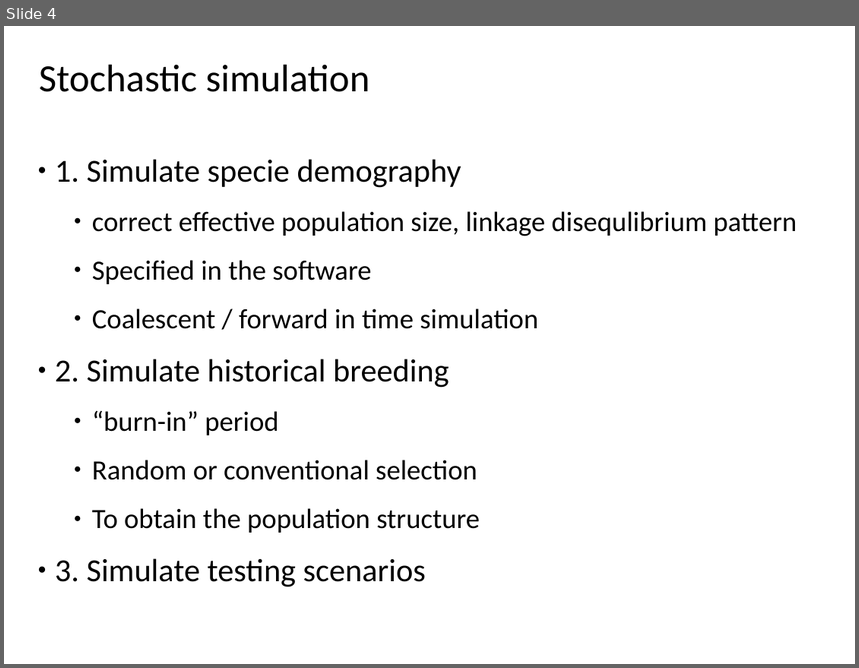
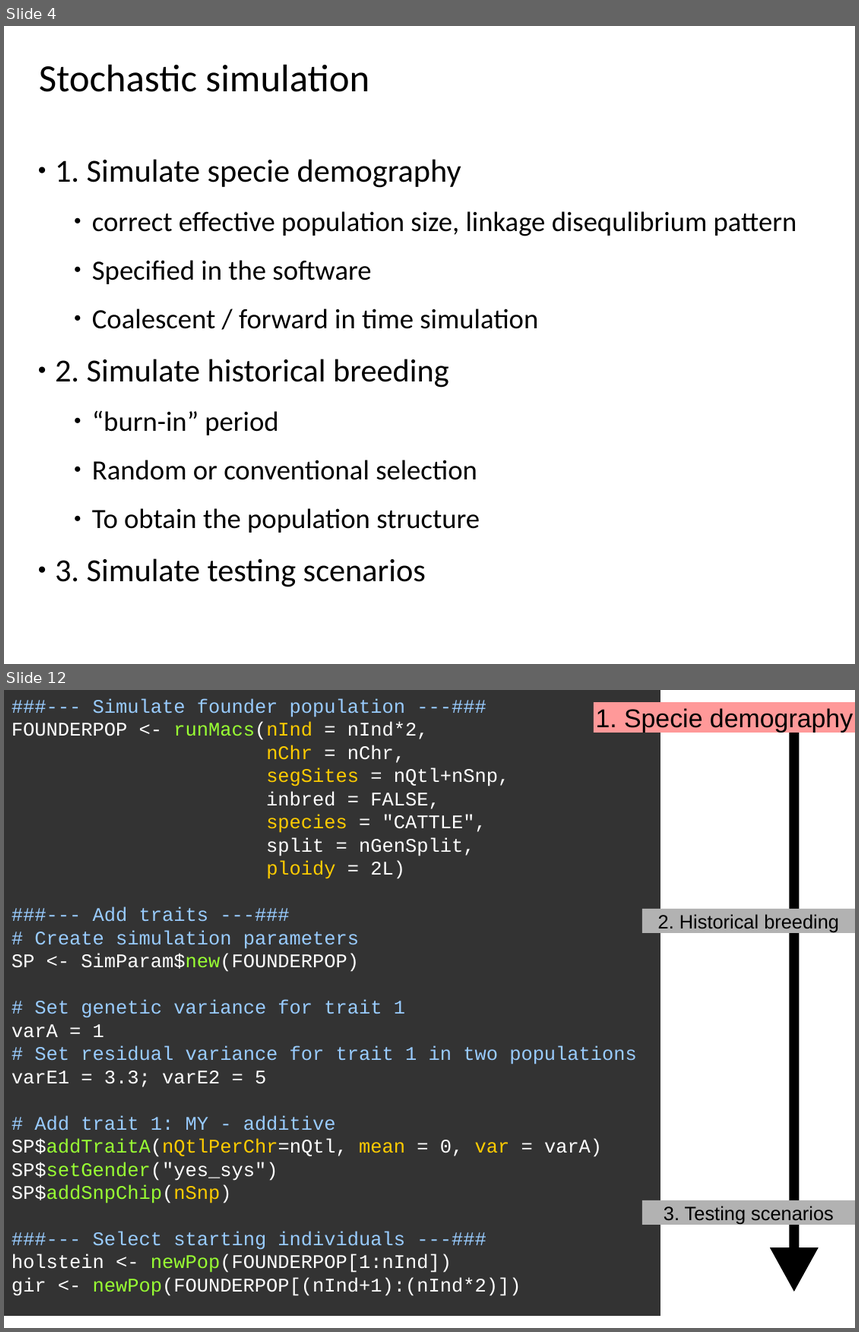
Before and after one commit to janaobsteter/ResourceAllocation_paper, a slide deck: Jana_ZagrebCourse_Simulation.pptx. Shown one above the other, each under a label of ours: slide 4 before the commit, slides 4 and 12 after it; the slides between them are not shown. The pictures are 859x668 and 859x1332 pixels, drawn with LibreOffice and Linux fonts; fonts in the diff are those of the drawing; background and template pictures are left out. Boxes give left, top, right and bottom in pixels: in the first picture for what was removed or moved away, otherwise in the second. Text is boxed around its words. In the diff, an @@ line names an element or a change of style, - is before the commit and + after.

```diff
--- a/Jana_ZagrebCourse_Simulation.pptx
+++ b/Jana_ZagrebCourse_Simulation.pptx
@@ slide 12 added at [4,690,855,1328], background picture (left out) @@
@@ rectangle added at [4,690,661,1316], fill #333333, 18 pt, text #FFFFFF @@
+###--- Simulate founder population ---###
+FOUNDERPOP <- runMacs(nInd = nInd*2,
+nChr = nChr,
+segSites = nQtl+nSnp,
+inbred = FALSE,
+species = "CATTLE",
+split = nGenSplit,
+ploidy = 2L)
+###--- Add traits ---###
+# Create simulation parameters
+SP <- SimParam$new(FOUNDERPOP)
+# Set genetic variance for trait 1
+varA = 1
+# Set residual variance for trait 1 in two populations
+varE1 = 3.3; varE2 = 5
+# Add trait 1: MY - additive
+SP$addTraitA(nQtlPerChr=nQtl, mean = 0, var = varA)
+SP$setGender("yes_sys")
+SP$addSnpChip(nSnp)
+###--- Select starting individuals ---###
+holstein <- newPop(FOUNDERPOP[1:nInd])
+gir <- newPop(FOUNDERPOP[(nInd+1):(nInd*2)])
@@ rectangle added at [594,702,855,733], fill #FF9999, 24 pt, text #000000 @@
+1. Specie demography
@@ freeform shape added at [770,726,819,1292], fill #000000 @@
@@ rectangle added at [643,909,855,932], fill #B2B2B2, 18 pt, text #000000 @@
+2. Historical breeding
@@ rectangle added at [643,1201,855,1224], fill #B2B2B2, 18 pt, text #000000 @@
+3. Testing scenarios
```
Also in this commit, not shown: 9 slides changed, 19 other slides added, 1 slide removed, 4 other files.
